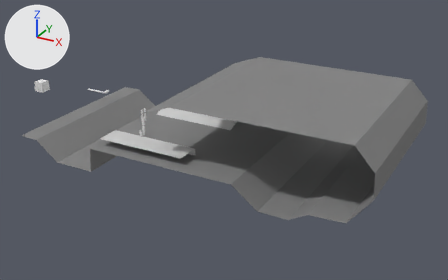
The Blender file Refactor/Data/Models/PlayerController.blend: old version first, new version second.
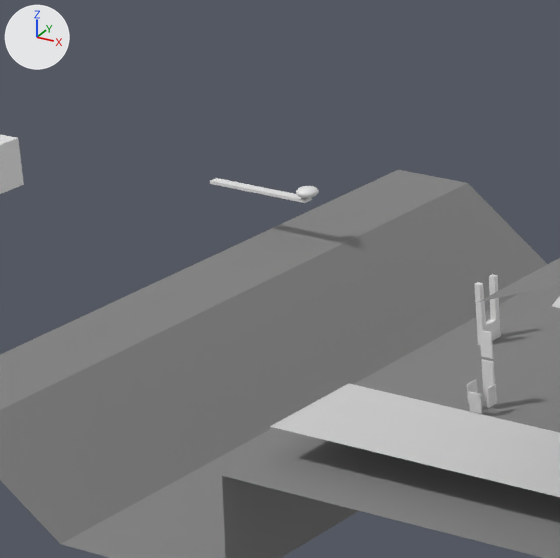
Each version is shown whole from a 50 mm lens placed at (47.4, -87.2, 42.8), pointed at (-3.4, 5.2, -3.4), then close up on the part from 10% to 35% of the width and 19% to 59% of the height. The axes (+X, +Y, +Z) are drawn at upper left. The lights are the same throughout. Objects named as collision shapes, trigger or cutter boxes, shadow casters or lower levels of detail are left out.

In view in the first close-up: 'Cube', 'Cube.001', 'Terminal.001', 'TestGround', 'TestGround.002', 'TestGround.003'.
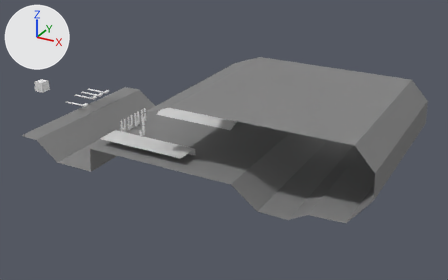
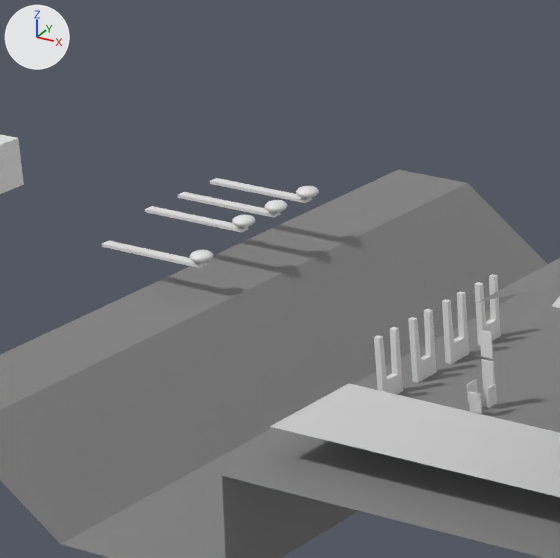
The change, as a list of edits to the scene's bpy script:
```text
Add ob_cube_002:
    ob_cube_002 = bpy.data.objects.new('Cube.002', me_cube_010.copy())  # the mesh of ob_cube_001
    ob_cube_002.location = (-30.79, 3.96, 0.91)
    ob_cube_002.rotation_euler = (0.0, 0.0, 1.571)  # degrees (0, 0, 90)
Add ob_cube_003:
    ob_cube_003 = bpy.data.objects.new('Cube.003', me_cube_010.copy())  # the mesh of ob_cube_001
    ob_cube_003.location = (-30.79, 1.96, 0.91)
    ob_cube_003.rotation_euler = (0.0, 0.0, 1.571)  # degrees (0, 0, 90)
Add ob_cube_004:
    ob_cube_004 = bpy.data.objects.new('Cube.004', me_cube_010.copy())  # the mesh of ob_cube_001
    ob_cube_004.location = (-30.79, -0.68, 0.27)
    ob_cube_004.rotation_euler = (0.0, 0.0, 1.571)  # degrees (0, 0, 90)
Add ob_terminal_000:
    ob_terminal_000 = bpy.data.objects.new('Terminal.000', me_cube_002.copy())  # the mesh of ob_terminal_001
    ob_terminal_000.location = (-16.75, -3.12, 0.99)
    ob_terminal_000.rotation_euler = (0.0, 0.0, 1.571)  # degrees (0, 0, 90)
Add ob_terminal_002:
    ob_terminal_002 = bpy.data.objects.new('Terminal.002', me_cube_002.copy())  # the mesh of ob_terminal_001
    ob_terminal_002.location = (-16.75, -5.12, 0.99)
    ob_terminal_002.rotation_euler = (0.0, 0.0, 1.571)  # degrees (0, 0, 90)
Add ob_terminal_003:
    ob_terminal_003 = bpy.data.objects.new('Terminal.003', me_cube_002.copy())  # the mesh of ob_terminal_001
    ob_terminal_003.location = (-16.75, -7.12, 0.99)
    ob_terminal_003.rotation_euler = (0.0, 0.0, 1.571)  # degrees (0, 0, 90)
```

Pixel boxes [x1, y1, x2, y2] of what changed, in the close-ups (560 x 558 px):
'Terminal.002', added: after [408, 309, 436, 383]
'Terminal.000', added: after [442, 291, 469, 364]
'Terminal.003', added: after [374, 327, 403, 395]
'Cube.004', added: after [102, 241, 213, 268]
'Cube.003', added: after [145, 206, 255, 232]
'Cube.002', added: after [178, 192, 287, 218]
